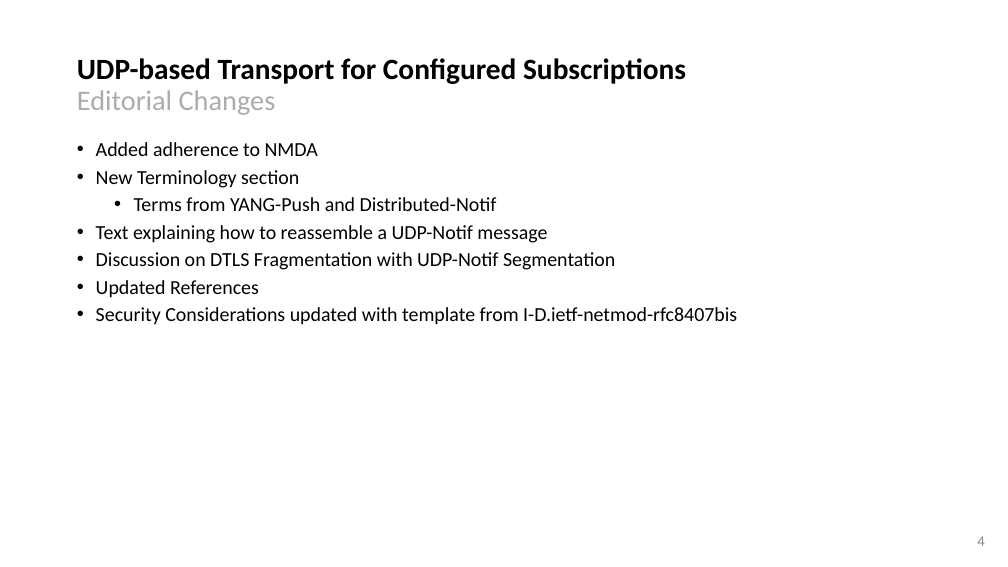
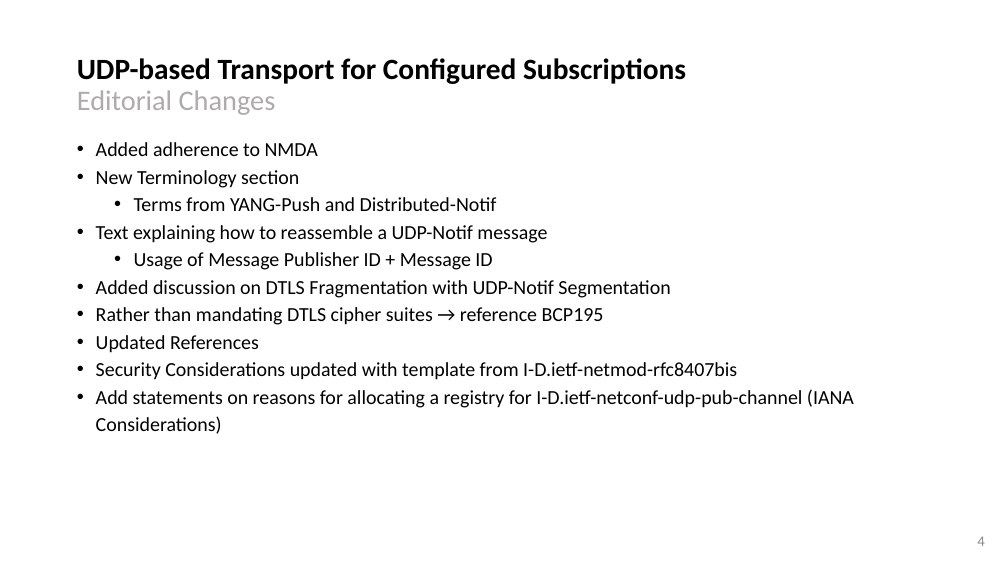
Before and after one commit to network-analytics/ietf-network-analytics-document-status, a slide deck: slide 4 of 122/NETCONF/draft-ietf-netconf-udp-notif-122.pptx. Drawn at 1008x567 pixels with LibreOffice and Linux fonts; fonts in the diff are those of the drawing. Boxes give left, top, right and bottom in pixels: in the first picture for what was removed or moved away, otherwise in the second. Text is boxed around its words. In the diff, an @@ line names an element or a change of style, - is before the commit and + after.

Commit message:
udp-notif

```diff
--- a/122/NETCONF/draft-ietf-netconf-udp-notif-122.pptx
+++ b/122/NETCONF/draft-ietf-netconf-udp-notif-122.pptx
@@ text at [96, 252, 670, 325]: text changed @@
-• Discussion on DTLS Fragmentation with UDP-Notif Segmentation
+  • Usage of Message Publisher ID + Message ID
+• Added discussion on DTLS Fragmentation with UDP-Notif Segmentation
+• Rather than mandating DTLS cipher suites → reference BCP195
@@ text at [96, 389, 854, 434]: paragraph added @@
+• Add statements on reasons for allocating a registry for I-D.ietf-netconf-udp-pub-channel (IANA Considerations)
```
Also in this commit, not shown: 3 other slides changed, 1 other file.
